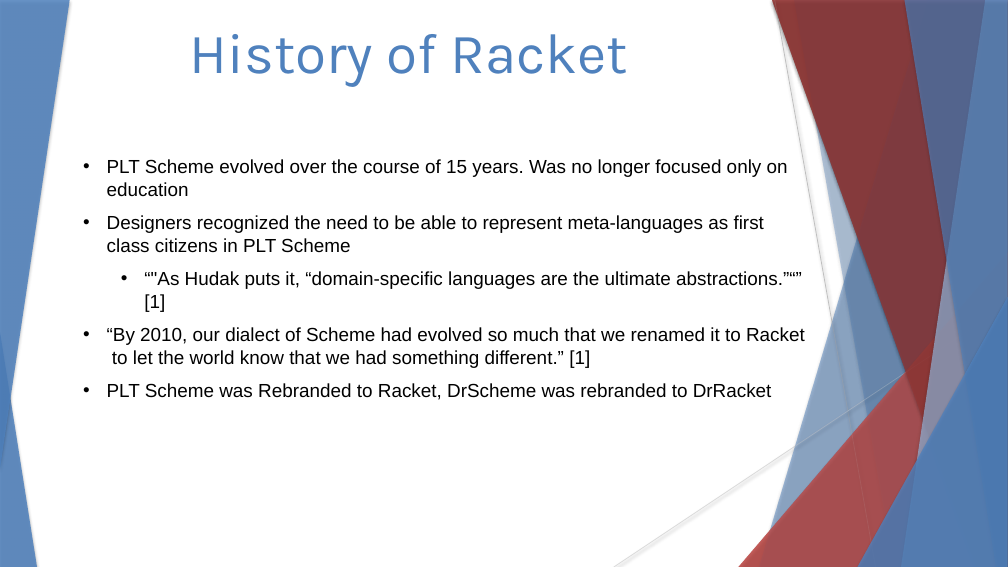
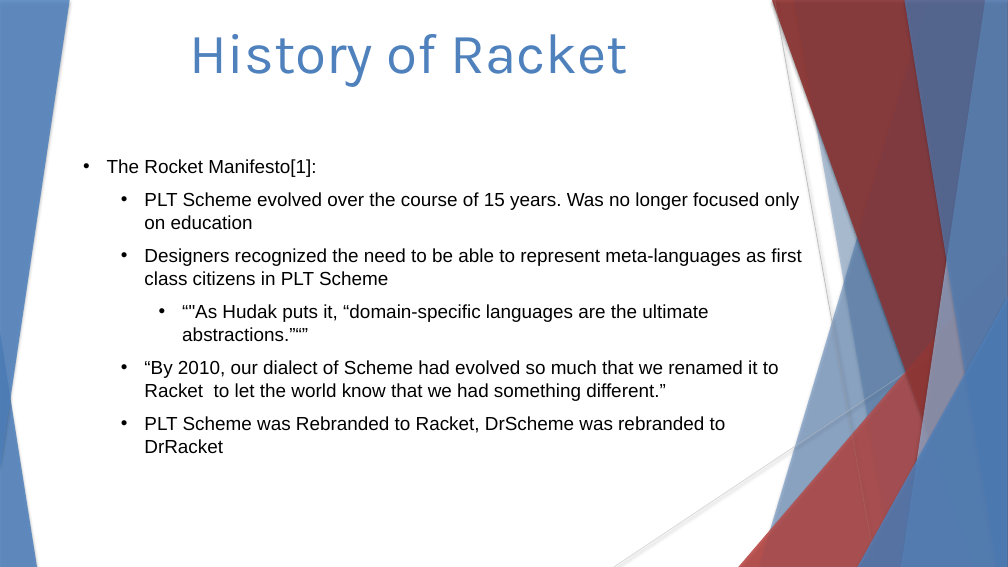
Before and after one commit to stevester94/CSC201_Project, a slide deck: slide 4 of CSC201Sec3Proj3Team4.pptx. Drawn at 1008x567 pixels with LibreOffice and Linux fonts; fonts in the diff are those of the drawing. Boxes give left, top, right and bottom in pixels: in the first picture for what was removed or moved away, otherwise in the second. Text is boxed around its words. In the diff, an @@ line names an element or a change of style, - is before the commit and + after.

```diff
--- a/CSC201Sec3Proj3Team4.pptx
+++ b/CSC201Sec3Proj3Team4.pptx
@@ text at [107, 159, 316, 177]: paragraph added @@
+• The Rocket Manifesto[1]:
@@ text at [144, 192, 801, 433]: list level 1 to 2 in "PLT Scheme evolved over the ..."; list level 1 to 2 in "Designers recognized the need to ..."; list level 1 to 2 in "PLT Scheme was Rebranded to ..." @@
@@ text at [144, 304, 779, 401]: text changed @@
-  • “"As Hudak puts it, “domain-specific languages are the ultimate abstractions.”“” [1]
-• “By 2010, our dialect of Scheme had evolved so much that we renamed it to Racket to let the world know that we had something different.” [1]
+    • “"As Hudak puts it, “domain-specific languages are the ultimate abstractions.”“”
+  • “By 2010, our dialect of Scheme had evolved so much that we renamed it to Racket to let the world know that we had something different.”
```
Also in this commit, not shown: 2 other slides changed.
